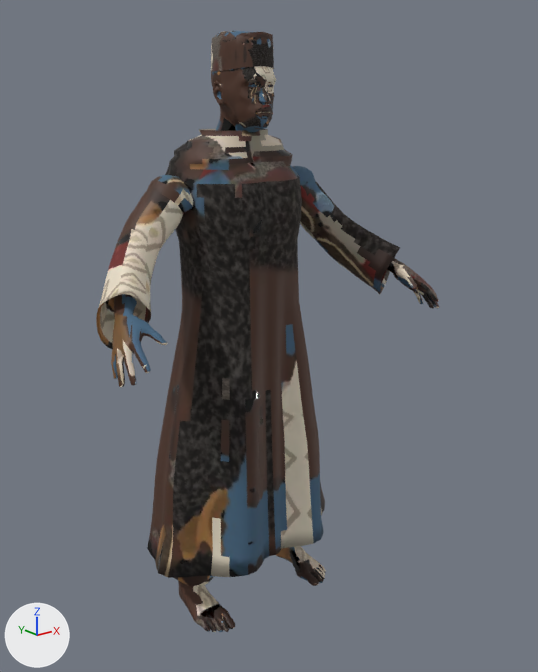
Two versions of the glTF model game/public/customers/man_kaftan.glb, one commit apart.
Both versions are drawn from a 50 mm lens placed at (-1.283, -1.769, 1.542), pointed at (0.048, -0.106, 0.876). Arrows for +X, +Y and +Z are at lower left; the lights stay in place. The older version comes first. Vertices at exactly the same position are counted once.

The older version as bpy lines, for what is in view:
```python
me_man_kaftan_body = bpy.data.meshes.new('man_kaftan_body')
me_man_kaftan_body.from_pydata(...)  # 7293 vertices, 14207 faces; spans x -0.55..0.55, y -0.37..0.21, z 0.0..1.72
me_man_kaftan_body.materials.append(mat_baked_man_kaftan)
ob_man_kaftan_body = bpy.data.objects.new('man_kaftan_body', me_man_kaftan_body)
ob_man_kaftan_body.location = (0.0, 0.0, 0.0)
```
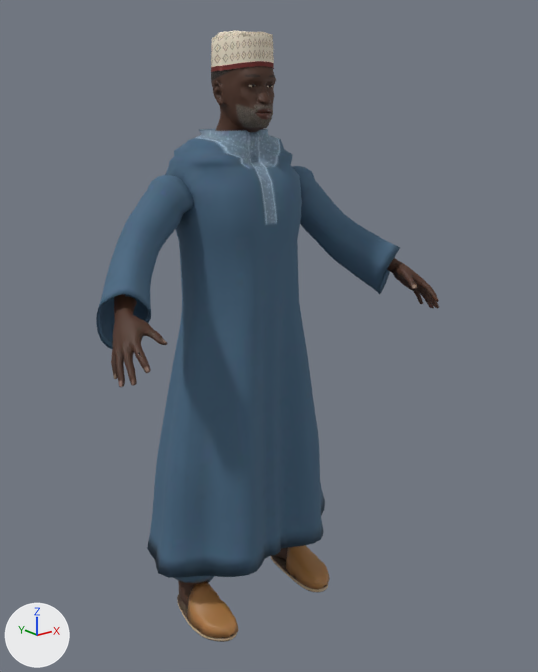
The newer file is also turned or shifted as a whole; pictures and numbers use the older file's frame.

What changed in the scene script:
```text
Change me_man_kaftan_body:
    used by ob_man_kaftan_body; location = (0.0, 0.0, 0.0)
    remove me_man_kaftan_body.from_pydata(...)  # 7293 vertices, 14207 faces; spans x -0.55..0.55, y -0.37..0.21, z 0.0..1.72
    add me_man_kaftan_body.from_pydata(...)  # 7302 vertices, 14214 faces; spans x -0.55..0.55, y -0.37..0.21, z -0.02..1.72
    me_man_kaftan_body part 1: a new loose piece of 260 vertices spanning x 0.14..0.26, y -0.23..-0.06, z 0.0..0.11, in mat_baked_man_kaftan
    me_man_kaftan_body part 2: a new loose piece of 108 vertices spanning x 0.14..0.26, y -0.22..0.05, z -0.02..0.0, in mat_baked_man_kaftan
    me_man_kaftan_body part 3: a new loose piece of 108 vertices spanning x -0.26..-0.14, y -0.22..0.05, z -0.02..0.0, in mat_baked_man_kaftan
    me_man_kaftan_body part 4: 265 vertices moved within x -0.2..0.23, y -0.16..0.03, z 1.32..1.63; 505 vertices removed from x -0.09..0.23, y -0.16..0.05, z 1.36..1.69; 35 vertices added at x -0.08..0.23, y -0.16..0.02, z 1.36..1.66
    me_man_kaftan_body part 5: 31 vertices moved within x -0.24..-0.15, y -0.21..-0.11, z 0.0..0.06; 66 vertices removed from x -0.24..-0.15, y -0.21..0.07, z 0.0..0.19; 270 vertices added at x -0.26..-0.14, y -0.23..0.07, z 0.0..0.12
    me_man_kaftan_body part 6: 67 vertices moved within x 0.43..0.55, y -0.36..-0.14, z 0.93..1.09; 70 vertices removed from x 0.44..0.55, y -0.37..-0.18, z 0.92..1.08; 7 vertices added at x 0.44..0.55, y -0.32..-0.21, z 0.92..1.03
    me_man_kaftan_body part 7: 66 vertices moved within x -0.55..-0.43, y -0.36..-0.13, z 0.92..1.15; 68 vertices removed from x -0.55..-0.43, y -0.36..-0.18, z 0.92..1.08; 3 vertices added at x -0.55..-0.48, y -0.32..-0.19, z 0.92..1.07
    me_man_kaftan_body part 8: 35 vertices moved within x 0.15..0.24, y -0.21..-0.06, z 0.0..0.08; 95 vertices removed from x 0.15..0.25, y -0.21..0.07, z 0.0..0.23; 22 vertices added at x 0.16..0.25, y -0.21..0.07, z 0.0..0.23
    me_man_kaftan_body part 9: 8258 kept faces spanning x -0.55..0.55, y -0.37..0.21, z 0.0..1.72 get new texture (UV) coordinates
```

Pixel boxes [x1, y1, x2, y2] of what changed, in the pictures (538 x 672 px; the box of a moved part takes in the faces that stretch with it):
'man_kaftan_body', reshaped: before [96, 30, 439, 632]; after [96, 30, 439, 642]
part 1 of me_man_kaftan_body, added (brown): after [286, 545, 330, 589]
part 2 of me_man_kaftan_body, added: after [271, 555, 328, 592]
part 3 of me_man_kaftan_body, added: after [177, 594, 237, 642]
part 4 of me_man_kaftan_body, reshaped: before [211, 59, 308, 170]; after [212, 58, 308, 170]
part 5 of me_man_kaftan_body, built on: before [179, 583, 231, 632]; after [187, 581, 238, 638]
part 6 of me_man_kaftan_body, moved or reshaped: before [387, 258, 439, 308]; after [389, 258, 438, 309]
part 7 of me_man_kaftan_body, moved or reshaped: before [111, 260, 165, 387]; after [113, 260, 167, 387]
part 8 of me_man_kaftan_body, built on (mostly hidden afterwards): before [280, 546, 326, 586]; after [280, 547, 288, 555]
part 9 of me_man_kaftan_body, surface changed: before [96, 30, 439, 632]; after [96, 30, 439, 602]
